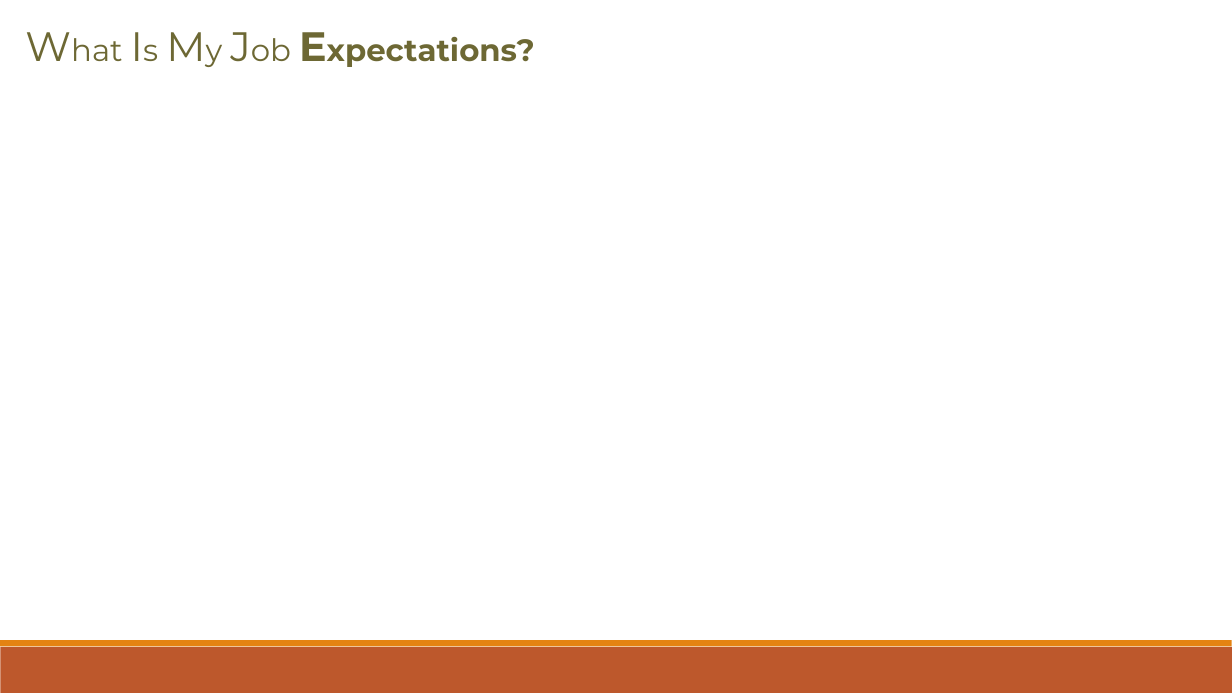
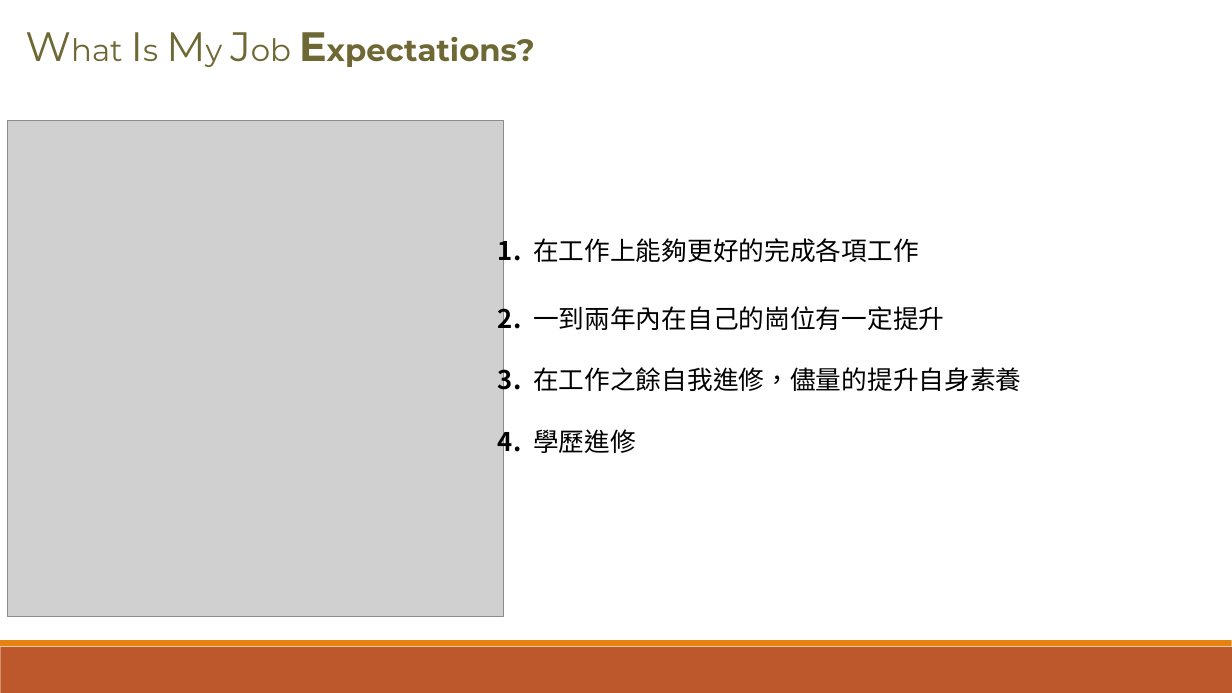
Before and after one commit to F74046535/Forwork, a slide deck: slide 3 of 自我介紹.pptx. Drawn at 1232x693 pixels with LibreOffice and Linux fonts; fonts in the diff are those of the drawing; grey boxes stand for pictures. Boxes give left, top, right and bottom in pixels: in the first picture for what was removed or moved away, otherwise in the second. Text is boxed around its words. In the diff, an @@ line names an element or a change of style, - is before the commit and + after.

```diff
--- a/自我介紹.pptx
+++ b/自我介紹.pptx
@@ picture added at (7, 120, 504, 616) @@
@@ text added at (498, 234, 1021, 458), 20 pt, text #000000 @@
+1. 在工作上能夠更好的完成各項工作
+2. 一到兩年內在自己的崗位有一定提升
+3. 在工作之餘自我進修，儘量的提升自身素養
+4. 學歷進修
```
Also in this commit, not shown: 2 other slides changed, 1 other file.
